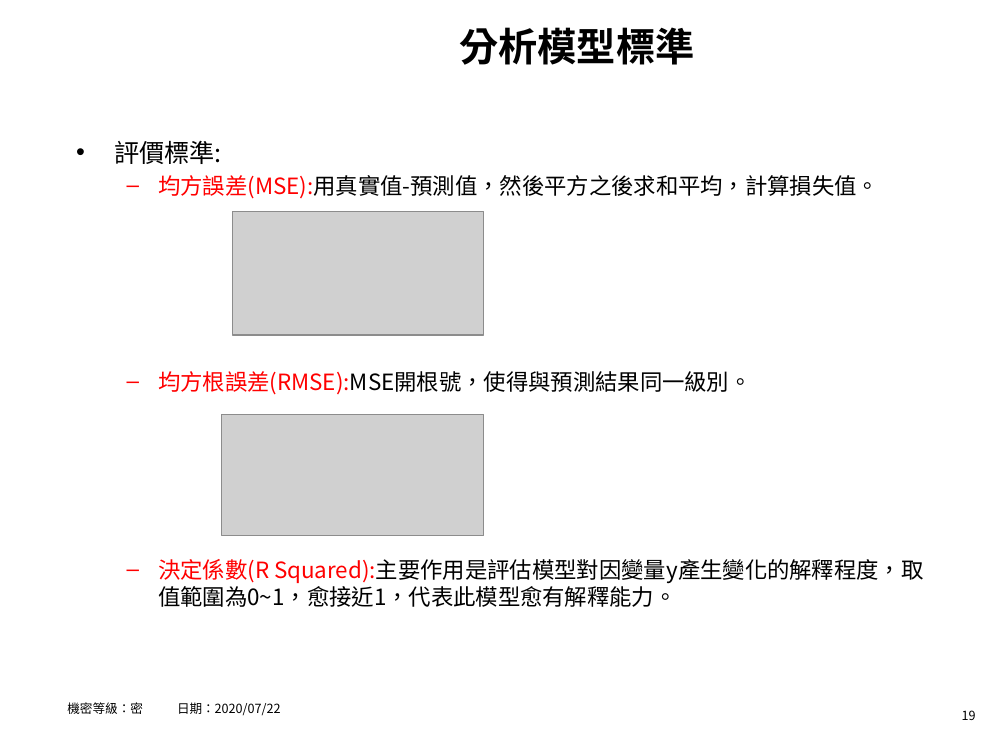
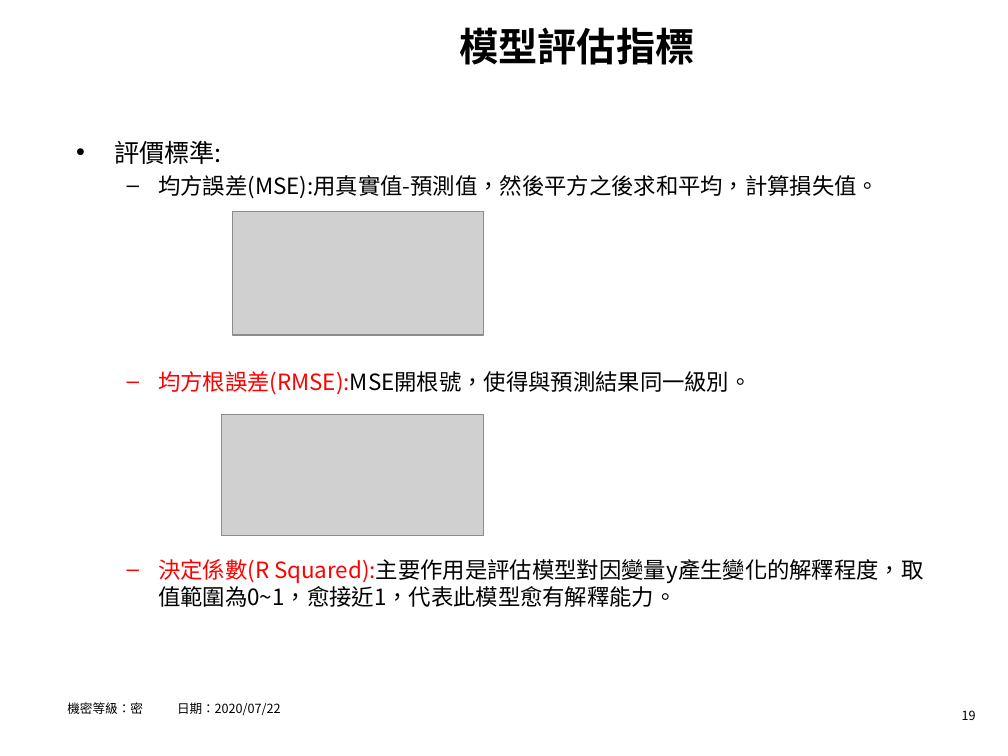
Before and after one commit to hrne/FINAL_REPORT, a slide deck: slide 19 of AI_Report/AI應用-不動產價格預測.pptx. Drawn at 1008x756 pixels with LibreOffice and Linux fonts; fonts in the diff are those of the drawing; grey boxes stand for pictures; background and template pictures are left out. Boxes give left, top, right and bottom in pixels: in the first picture for what was removed or moved away, otherwise in the second. Text is boxed around its words. In the diff, an @@ line names an element or a change of style, - is before the commit and + after.

```diff
--- a/AI_Report/AI應用-不動產價格預測.pptx
+++ b/AI_Report/AI應用-不動產價格預測.pptx
@@ title at [460, 27, 695, 65]: text changed @@
-分析模型標準
+模型評估指標
@@ text at [158, 175, 879, 199]: text colour #FF0000 to #000000 in "均方誤差(MSE):用真實值-預測值，然後平方之後求和平均，計算損失值。" @@
```
Also in this commit, not shown: 8 other slides changed.
